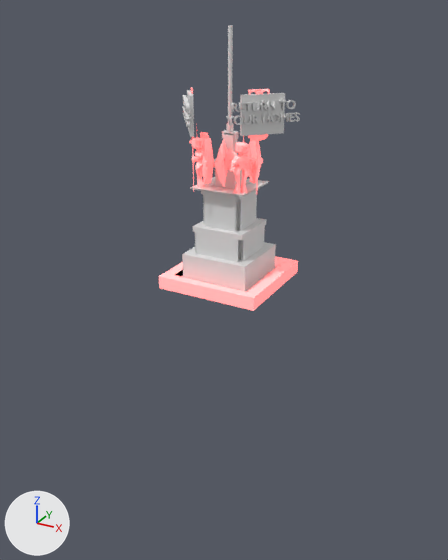
An edit to the Blender file Assets/Buildings/eccFOB_Base-final.blend, drawn before and after from the same camera.
The view is the same before and after, from a camera (50 mm lens) standing at (40.0, -74.7, 36.2) and looking at (-1.2, 0.2, -1.3). Every picture has the same lights, and +X, +Y and +Z are marked at lower left. Text is drawn in Blender's own font.

Script lines for the objects in view, before the commit:
```python
ob_base = bpy.data.objects.new('Base', me_cube)
ob_base.location = (0.0, 0.0, 0.0)
ob_base.scale = (-7.59, -7.59, -0.937)
ob_cube = bpy.data.objects.new('Cube', me_cube_008)
ob_cube.location = (-0.1, 0.0, 20.8)
ob_cube.scale = (0.497, 0.497, 0.0934)
ob_cylinder = bpy.data.objects.new('Cylinder', me_cylinder)
ob_cylinder.location = (-0.2, 0.0, 21.4)
ob_cylinder.scale = (0.479, 0.479, 0.479)
ob_cylinder_001 = bpy.data.objects.new('Cylinder.001', me_cylinder_001)
ob_cylinder_001.location = (-0.2, 0.0, 27.9)
ob_cylinder_001.scale = (0.291, 0.291, 6.16)
ob_fob = bpy.data.objects.new('FOB', me_cube_003)
ob_fob.location = (-0.1, 0.0, 0.0)
ob_fob.scale = (5.01, 5.01, 0.735)
ob_ldoor = bpy.data.objects.new('LDoor', me_cube_002)
ob_ldoor.location = (-6.1, 0.0, 0.0)
ob_ldoor.scale = (3.0, 5.9, 0.3)
ob_rdoor = bpy.data.objects.new('RDoor', me_cube_001)
ob_rdoor.location = (6.1, 0.0, 0.0)
ob_rdoor.scale = (3.0, 5.9, 0.3)
ob_statue_remesh = bpy.data.objects.new('Statue-remesh', me_cube_007)
ob_statue_remesh.location = (-3.3, -2.8, 16.0)
ob_statue_remesh.rotation_euler = (0.0, 0.0, -0.957)  # degrees (0, 0, -55)
ob_statue_remesh.scale = (0.487, 0.487, 0.487)
ob_text_001 = bpy.data.objects.new('Text.001', txt_text_001)
ob_text_001.location = (5.8, -2.2, 24.0)
ob_text_001.rotation_euler = (1.571, 0.0, 7.113)  # degrees (90, 0, 48)
ob_text_001.scale = (1.58, 1.58, 1.58)
# also in view: 'Statue-remesh.001' at (3.0, -2.4, 20.1); 'Cube.002' at (5.5, -1.8, 23.8)
```
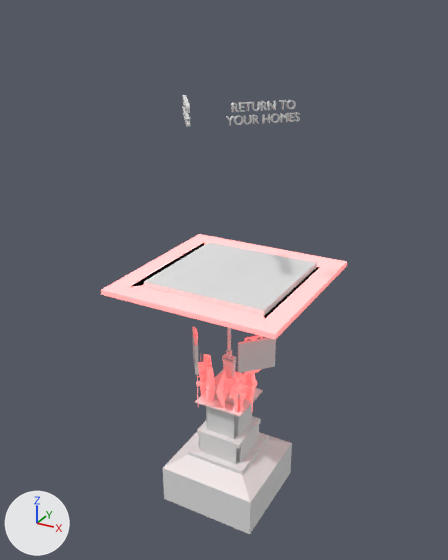
Where the newer file only moved an object's origin or applied its transform, the numbers keep the older frame.

The edits, one by one:
me_cube has 36 vertices, 34 faces and spans x -1.0..1.0, y -1.0..1.0, z -1.0..1.0.
me_cube is used by ob_base; location (0.0, 0.0, 0.0); scale (-7.59, -7.59, -0.937).
me_cube part 1: the whole mesh is scaled about its middle by (1.77, 1.77, 0.392), then moved by (0.0, 0.0, 0.55).
me_cube_003 is used by ob_fob; location (-0.1, 0.0, 0.0); scale (5.01, 5.01, 0.735).
me_cube_003 had 280 vertices, 270 faces and spanned x -1.0..1.0, y -1.0..1.0, z -1.0..27.9.
me_cube_003 now has 288 vertices, 278 faces and spans x -1.6..1.6, y -1.6..1.6, z -6.8..27.9.
Part 2, on me_cube_003:
4 faces are deleted.
8 vertices are added at x -1.6..1.6, y -1.6..1.6, z -6.8..2.1.
12 new faces join them, mat_material_003 (white #e7e7e7).
Object 'RDoor' (ob_rdoor) moves from (6.1, 0.0, 0.0) to (10.1, 0.0, 0.0).
Object 'RDoor' (ob_rdoor) is rescaled from (3.0, 5.9, 0.3) to (4.74, 9.33, 0.474).
Object 'LDoor' (ob_ldoor) moves from (-6.1, 0.0, 0.0) to (-9.1, 0.0, 0.0).
Object 'LDoor' (ob_ldoor) is rescaled from (3.0, 5.9, 0.3) to (4.74, 9.33, 0.474).
Object 'FOB' (ob_fob) moves from (-0.1, 0.0, 0.0) to (-0.1, 0.0, -35.0).
Object 'Statue-remesh' (ob_statue_remesh) moves from (-3.3, -2.8, 16.0) to (-3.3, -2.8, -19.0).
Object 'Cylinder' (ob_cylinder) moves from (-0.2, 0.0, 21.4) to (-0.2, 0.0, -13.6).
Object 'Cube' (ob_cube) moves from (-0.1, 0.0, 20.8) to (-0.1, 0.0, -14.2).
Object 'Cylinder.001' (ob_cylinder_001) moves from (-0.2, 0.0, 27.9) to (-0.2, 0.0, -7.1).
Object 'Statue-remesh.001' (ob_statue_remesh_001) moves from (3.0, -2.8, 16.0) to (3.0, -2.8, -19.0).
Object 'Cube.001' (ob_cube_001) moves from (-3.2, -5.2, 23.8) to (-3.2, -5.2, -11.2).
Object 'Cube.002' (ob_cube_002) moves from (5.5, -1.8, 23.8) to (5.5, -1.8, -11.2).
Object 'FOB.001' (ob_fob_001) moves from (-0.1, 0.0, 0.1) to (-0.1, 0.0, -34.9).

What differs and where, as boxes (x1, y1, x2, y2) in the pictures (448 x 560 px):
'FOB', reshaped, moved (37% wider, 11% taller): before (182, 133, 276, 291); after (163, 358, 292, 534)
'Base', mesh rescaled: before (159, 256, 298, 311); after (101, 234, 347, 340)
'RDoor', moved, rescaled: before (246, 266, 276, 292); after (201, 252, 317, 316)
'LDoor', moved, rescaled (not visible before): after (144, 242, 260, 301)
'Statue-remesh.001', moved: before (215, 89, 270, 194); after (216, 335, 263, 412)
'Cube.002', moved: before (240, 93, 285, 136); after (238, 338, 276, 373)
'Statue-remesh', moved: before (189, 87, 214, 191); after (195, 329, 215, 403)
'FOB.001', moved: before (188, 178, 270, 265); after (193, 385, 265, 469)
'Cylinder.001', moved: before (228, 25, 233, 124); after (227, 327, 231, 352)
'Cube.001', moved: before (187, 90, 194, 137); after (192, 327, 199, 375)
'Cube', moved: before (222, 130, 238, 140); after (222, 354, 236, 364)
'Cylinder', moved: before (226, 123, 234, 131); after (226, 350, 232, 358)
part 2 of me_cube_003, built on: before (182, 248, 276, 291); after (163, 432, 292, 534)
